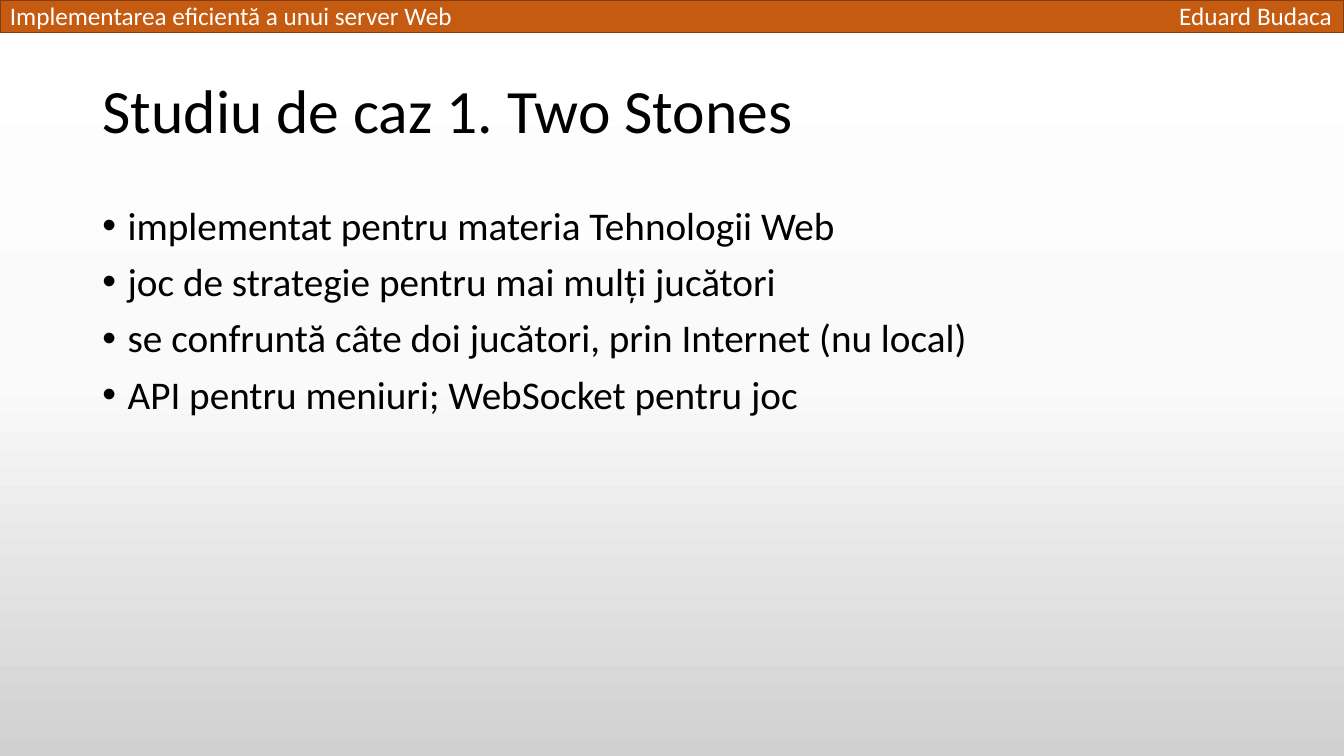
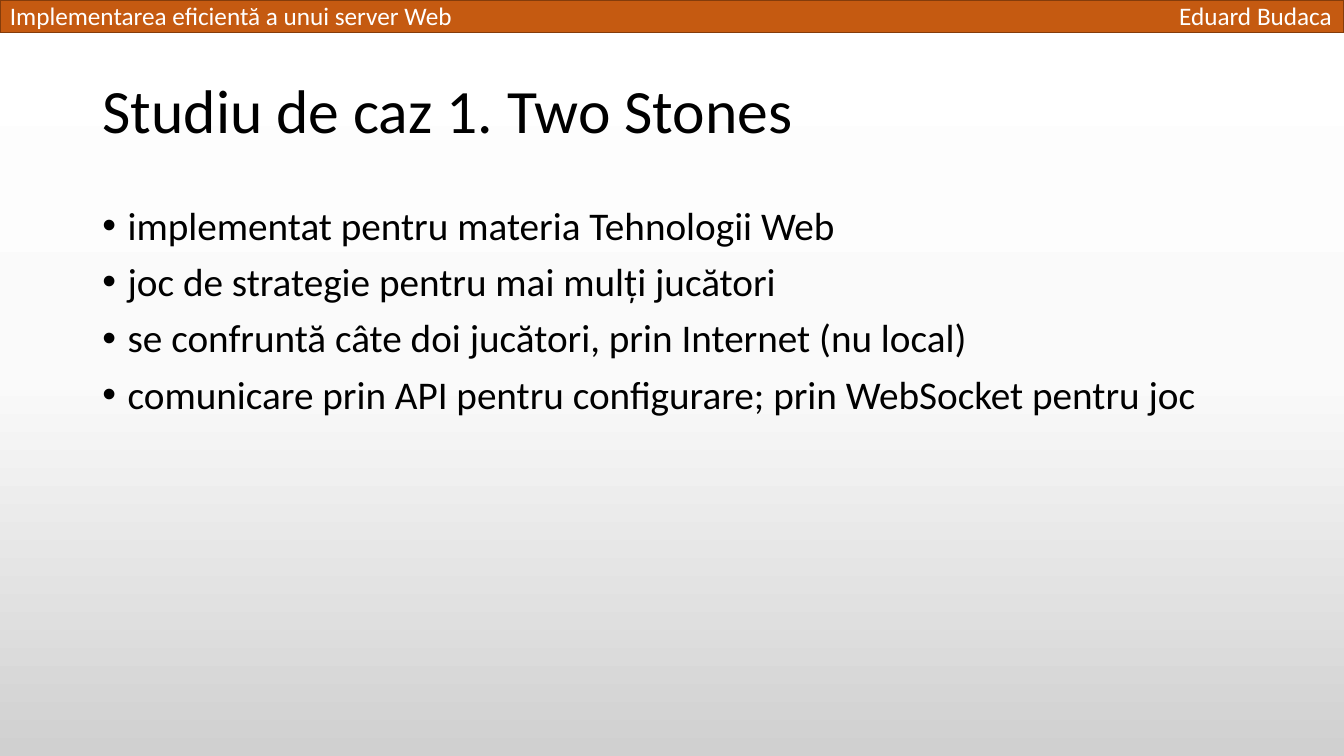
Before and after one commit to TED-996/bachelor-thesis-pack, a slide deck: slide 15 of Licenta2018BudacaEduard/Implementarea eficientă a unui server Web.pptx (slide 14 before the commit). Drawn at 1344x756 pixels with LibreOffice and Linux fonts; fonts in the diff are those of the drawing. Boxes give left, top, right and bottom in pixels: in the first picture for what was removed or moved away, otherwise in the second. Text is boxed around its words. In the diff, an @@ line names an element or a change of style, - is before the commit and + after.

```diff
--- a/Licenta2018BudacaEduard/Implementarea eficientă a unui server Web.pptx
+++ b/Licenta2018BudacaEduard/Implementarea eficientă a unui server Web.pptx
@@ text at [128,381,1196,416]: text changed @@
-• API pentru meniuri; WebSocket pentru joc
+• comunicare prin API pentru configurare; prin WebSocket pentru joc
```
Also in this commit, not shown: 2 other slides changed, 1 slide added.
